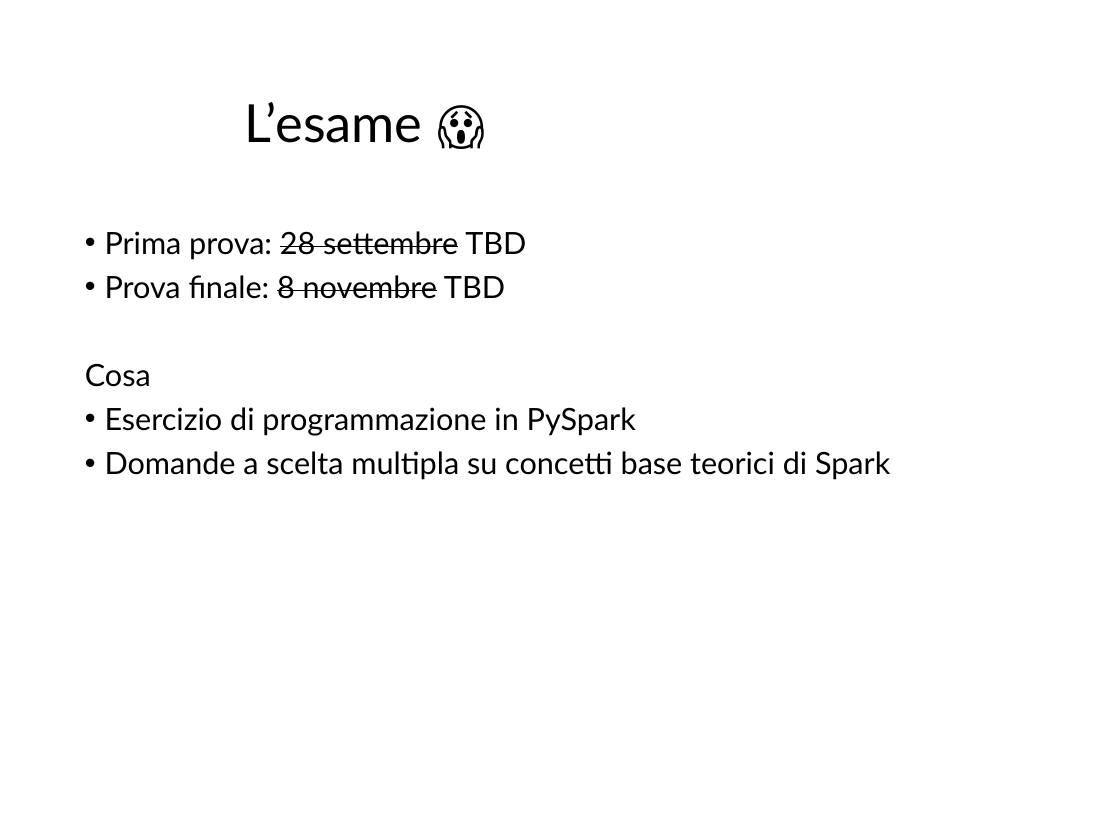
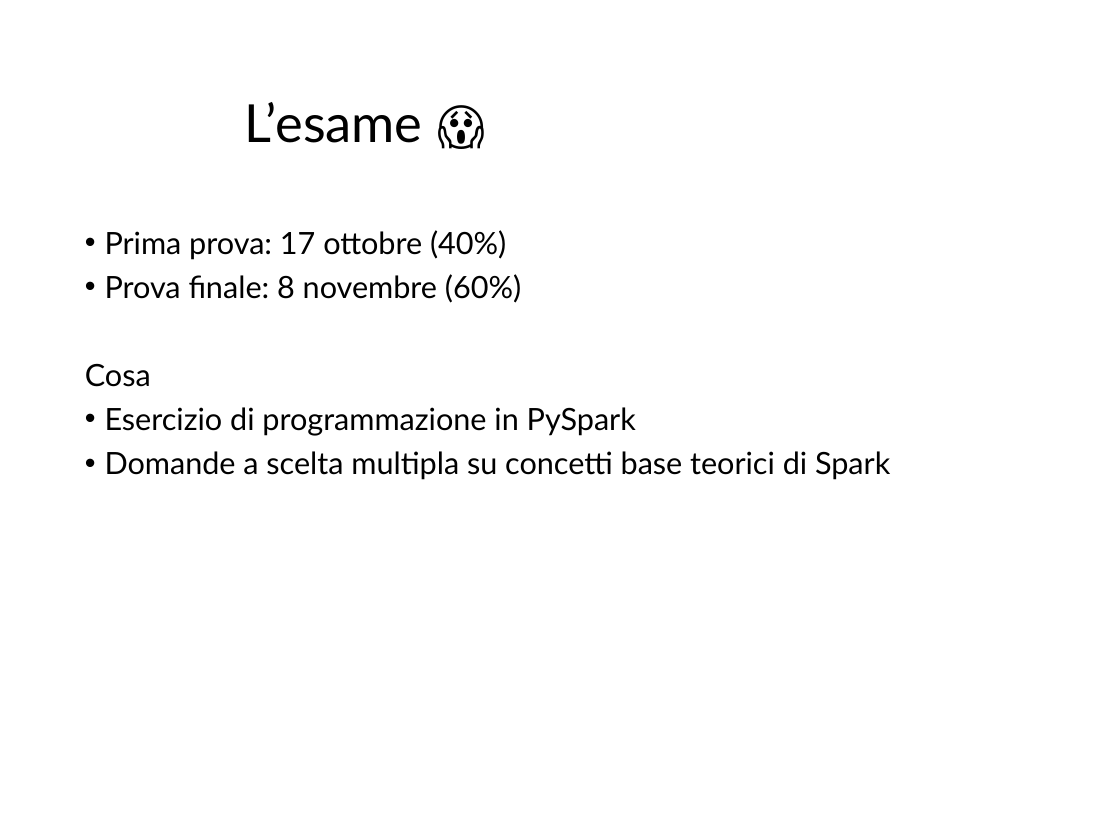
Before and after one commit to Marco-Santoni/databricks-from-scratch, a slide deck: slide 3 of training-spark/0_Intro_v1.pptx. Drawn at 1120x840 pixels with LibreOffice and Linux fonts; fonts in the diff are those of the drawing; background and template pictures are left out. Boxes give left, top, right and bottom in pixels: in the first picture for what was removed or moved away, otherwise in the second. Text is boxed around its words. In the diff, an @@ line names an element or a change of style, - is before the commit and + after.

Commit message:
minor fix to first presentaiton

```diff
--- a/training-spark/0_Intro_v1.pptx
+++ b/training-spark/0_Intro_v1.pptx
@@ text at <box>105,230,521,303</box>: text changed @@
-• Prima prova: 28 settembre TBD
-• Prova finale: 8 novembre TBD
+• Prima prova: 17 ottobre (40%)
+• Prova finale: 8 novembre (60%)
```
